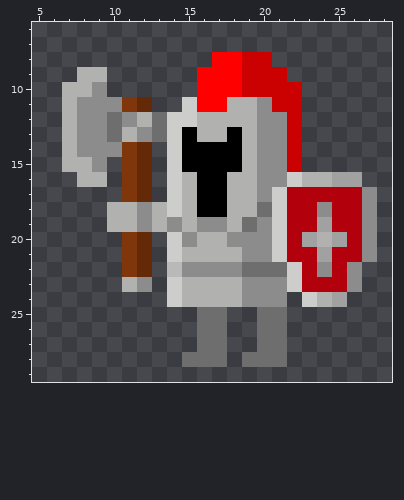
One commit to this pixel-art sprite: Sprites/perso_pause.png. The first picture shows the starting point.
The file is 32x32 pixels. Colours within 5 levels of each other are drawn and written as one. Shown: x 5..28, y 6..29. The old version is drawn lined up with the new one.
And afterwards:
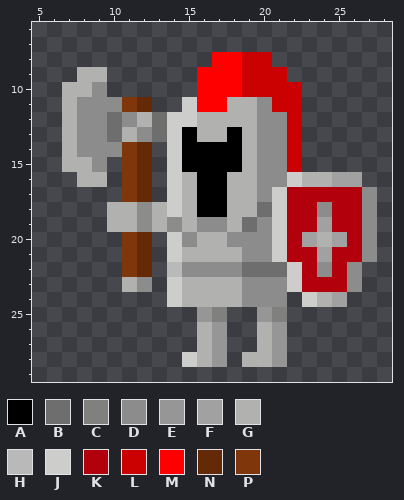
Palette (. is transparent): A #000000  B #6e6e6e  C #80807f  D #8c8c8c  E #969696  F #a1a1a1  G #b1b1b0  H #b9b9b9  J #cdcdcc  K #b3000d  L #cb0000  M #ff0000  N #642906  P #7f360a
Edits made:
whole drawing moved by +4,+0 (the old picture is shown already moved)
The edit turns colour B into colour C in row 25 at x 17 and 21.
The edit turns colour B into colour E in row 25 at x 16 and 20; in rows 26 to 28 at x 17 and 21.
The edit turns colour B into colour G in rows 26 to 27 at x 16 and 20; in row 28 at x 16 and 19 to 20.
The edit turns colour B into colour J in row 28 at x 15.
